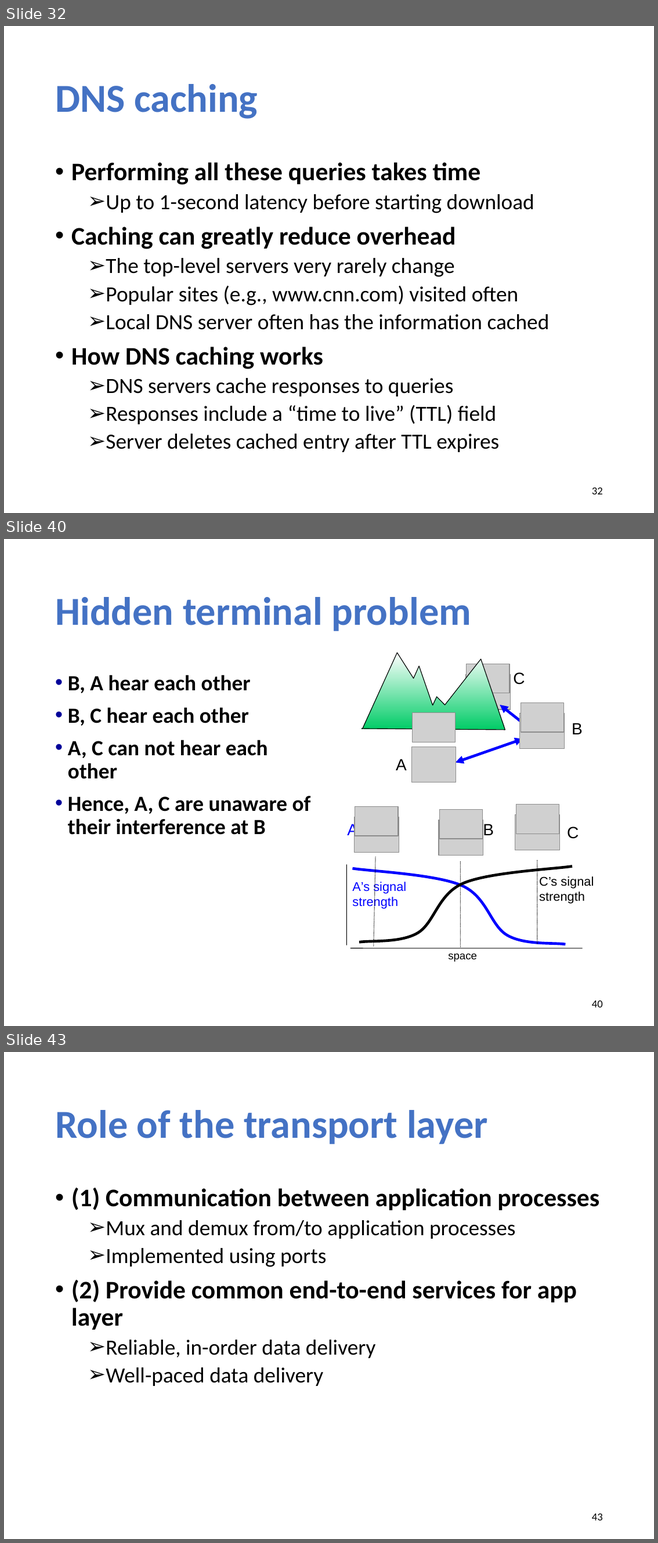
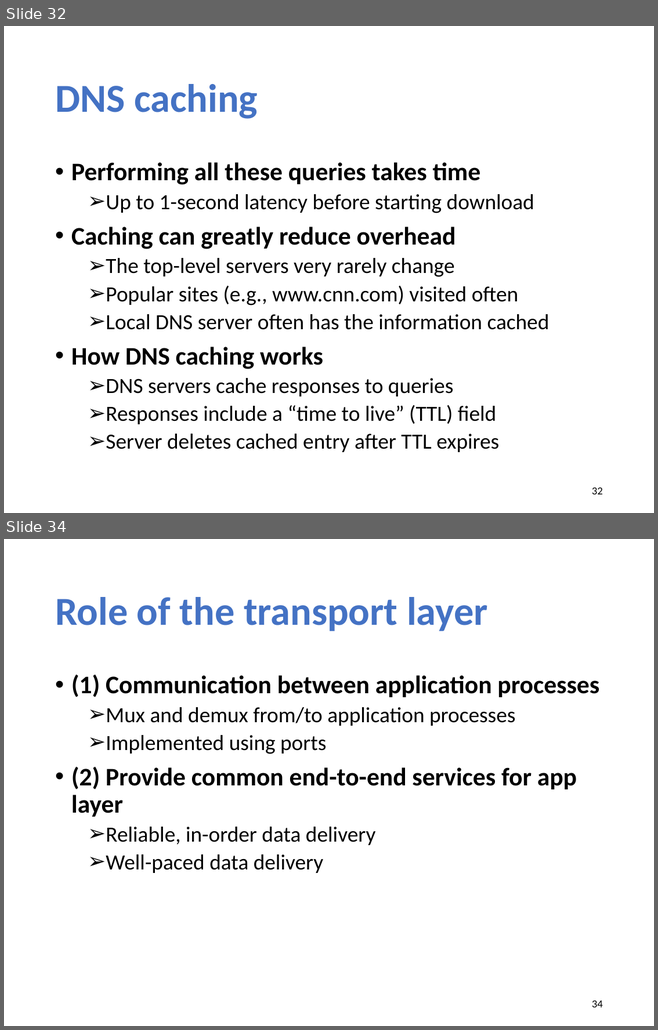
Before and after one commit to xinjin/course-net, a slide deck: slides/Midterm_review.pptx. Shown one above the other, each under a label of ours: slides 32, 40 and 43 before the commit, slides 32 and 34 after it; the slides between them are not shown. The pictures are 658x1543 and 658x1030 pixels, drawn with LibreOffice and Linux fonts; fonts in the diff are those of the drawing; grey boxes stand for pictures. Boxes give left, top, right and bottom in pixels: in the first picture for what was removed or moved away, otherwise in the second. Text is boxed around its words. In the diff, an @@ line names an element or a change of style, - is before the commit and + after.

```diff
--- a/slides/Midterm_review.pptx
+++ b/slides/Midterm_review.pptx
@@ slide 40 removed at bbox=[4, 539, 654, 1026], background #FFFFFF @@
@@ title removed at bbox=[55, 597, 471, 631] @@
-Hidden terminal problem
@@ text removed at bbox=[68, 675, 311, 835] @@
-• B, A hear each other
-• B, C hear each other
-• A, C can not hear each other
-• Hence, A, C are unaware of their interference at B
@@ group removed at bbox=[361, 653, 582, 782]: 6 pictures, 3 texts, 2 double arrows, 1 freeform shape @@
-A
-B
-C
@@ group removed at bbox=[346, 805, 593, 962]: 6 texts, 6 pictures, 5 lines, 2 freeform shapes @@
-A
-B
-C
-A’s signal
-strength
-space
-C’s signal
-strength
@@ page number removed at bbox=[592, 1001, 603, 1008] @@
-40
@@ what was slide 43 is now slide 34 @@
@@ page number at bbox=[592, 1001, 603, 1008]: text changed @@
-43
+34
```
Also in this commit, not shown: 6 slides changed, 8 other slides removed.
